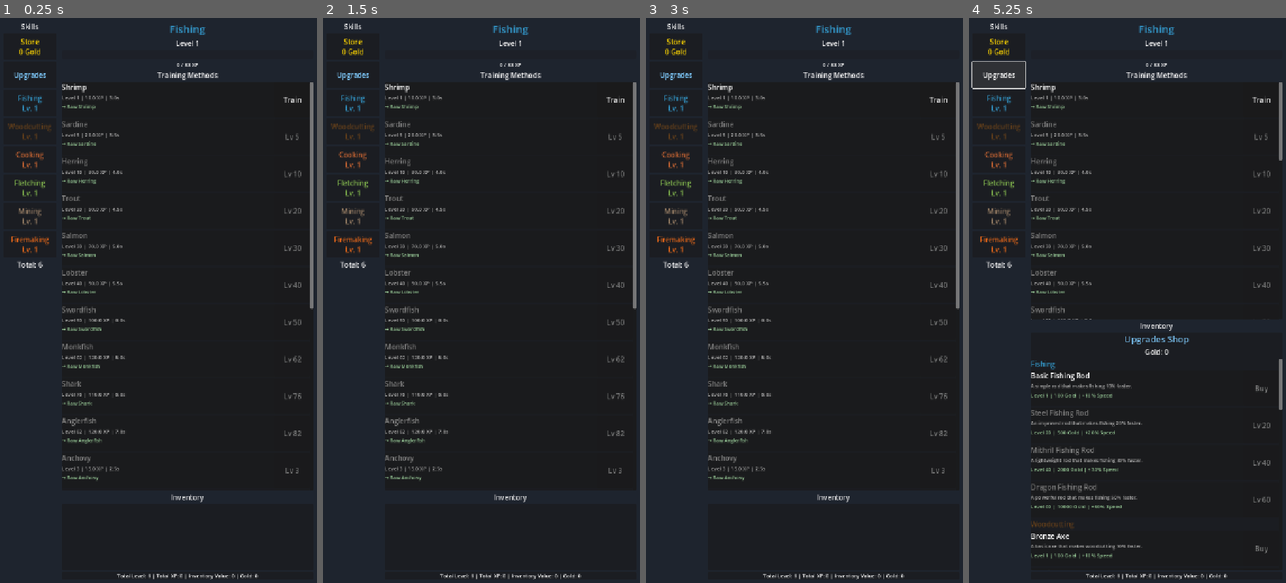
Above: before the commit, frames 1-4 (left to right).
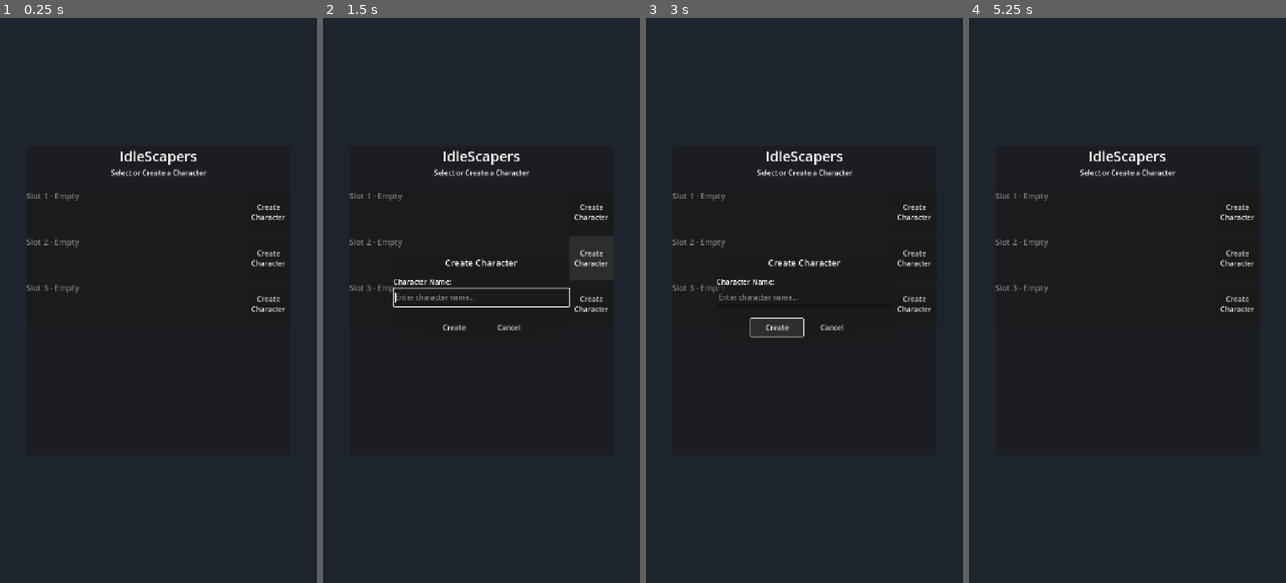
Above: after the commit, the same moments.

Repository: fahmed93/idlescapers
Game: Godot game, scene res://scenes/startup.tscn
Two runs of this game, one before a commit and one after it. Both use one fixed random seed, a clock stepped at 60 frames per second and the inputs below. Before the commit the project starts from res://scenes/main.tscn.
Inputs (mouse positions are in pixels of both pictures, inside the frame that each line leads up to):
- Up to frame 1 (0.25 s): no input
- Up to frame 2 (1.5 s): click (592, 210) at 0.5 s, where only the run after the commit has a clickable "Create Character"; click (592, 255) at 1.25 s, where only the run after the commit has a clickable "Create Character"
- Up to frame 3 (3 s): click (915, 306) at 2 s, where only the run after the commit has a clickable "Create Character"; click (775, 328) at 2.75 s, where only the run after the commit has a clickable "Create"
- Up to frame 4 (5.25 s): click (1156, 328) at 3.5 s, where only the run after the commit has a clickable "Cancel"; click (997, 46) at 4.25 s, where only the run before the commit has a clickable "Store 0 Gold"; click (997, 74) at 5 s, where only the run before the commit has a clickable "Upgrades"

The runs differ from the first frame. In frame 1, 4.8% of the frame differs, in the area x 2-99%, y 1-100%; in frame 2, 5.6%; in frame 3, 5.4%; in frame 4, 5.9%, in the area x 0-99%, y 1-100%.

Commit message:
Add CharacterManager and startup screen with character selection
Co-authored-by: fahmed93 <4407704+fahmed93@users.noreply.github.com>

Diff:
--- /dev/null
+++ b/autoload/character_manager.gd
@@ -0,0 +1,169 @@
+## CharacterManager Autoload
+## Handles character slot management (max 3 characters)
+extends Node
+
+const MAX_CHARACTERS := 3
+const CHARACTERS_FILE := "user://idlescapers_characters.json"
+
+signal character_created(slot: int, character_name: String)
+signal character_deleted(slot: int)
+signal character_selected(slot: int)
+
+## Character data structure
+## {
+##   "slot": int,
+##   "name": String,
+##   "created_at": int (unix timestamp),
+##   "last_played": int (unix timestamp),
+##   "total_level": int,
+##   "total_xp": float
+## }
+var characters: Dictionary = {}  # slot_index: character_data
+
+## Currently selected character slot (-1 means no character selected)
+var current_slot: int = -1
+
+func _ready() -> void:
+	load_characters()
+
+## Load character list from file
+func load_characters() -> void:
+	if not FileAccess.file_exists(CHARACTERS_FILE):
+		print("[CharacterManager] No characters file found, starting fresh.")
+		characters.clear()
+		return
+
+	var file := FileAccess.open(CHARACTERS_FILE, FileAccess.READ)
+	if not file:
+		print("[CharacterManager] Failed to open characters file.")
+		return
+
+	var json_string := file.get_as_text()
+	file.close()
+
+	var json := JSON.new()
+	var error := json.parse(json_string)
+	if error != OK:
+		print("[CharacterManager] Failed to parse characters file: ", json.get_error_message())
+		return
+
+	characters = json.data
+	print("[CharacterManager] Loaded %d characters." % characters.size())
+
+## Save character list to file
+func save_characters() -> void:
+	var file := FileAccess.open(CHARACTERS_FILE, FileAccess.WRITE)
+	if file:
+		file.store_string(JSON.stringify(characters, "\t"))
+		file.close()
+		print("[CharacterManager] Characters saved.")
+
+## Create a new character in the specified slot
+func create_character(slot: int, character_name: String) -> bool:
+	if slot < 0 or slot >= MAX_CHARACTERS:
+		print("[CharacterManager] Invalid slot: %d" % slot)
+		return false
+
+	if characters.has(str(slot)):
+		print("[CharacterManager] Slot %d already occupied." % slot)
+		return false
+
+	if character_name.strip_edges().is_empty():
+		print("[CharacterManager] Character name cannot be empty.")
+		return false
+
+	var now := int(Time.get_unix_time_from_system())
+	var character_data := {
+		"slot": slot,
+		"name": character_name.strip_edges(),
+		"created_at": now,
+		"last_played": now,
+		"total_level": 6,  # Starting total level (6 skills at level 1)
+		"total_xp": 0.0
+	}
+
+	characters[str(slot)] = character_data
+	save_characters()
+	character_created.emit(slot, character_name)
+	print("[CharacterManager] Created character '%s' in slot %d." % [character_name, slot])
+	return true
+
+## Delete a character from the specified slot
+func delete_character(slot: int) -> bool:
+	if slot < 0 or slot >= MAX_CHARACTERS:
+		print("[CharacterManager] Invalid slot: %d" % slot)
+		return false
+
+	if not characters.has(str(slot)):
+		print("[CharacterManager] No character in slot %d." % slot)
+		return false
+
+	# Delete the save file for this character
+	var save_file := _get_save_file_path(slot)
+	if FileAccess.file_exists(save_file):
+		DirAccess.remove_absolute(save_file)
+		print("[CharacterManager] Deleted save file: %s" % save_file)
+
+	characters.erase(str(slot))
+	save_characters()
+	character_deleted.emit(slot)
+	print("[CharacterManager] Deleted character in slot %d." % slot)
+	return true
+
+## Select a character to play
+func select_character(slot: int) -> bool:
+	if slot < 0 or slot >= MAX_CHARACTERS:
+		print("[CharacterManager] Invalid slot: %d" % slot)
+		return false
+
+	if not characters.has(str(slot)):
+		print("[CharacterManager] No character in slot %d." % slot)
+		return false
+
+	current_slot = slot
+
+	# Update last played time
+	characters[str(slot)]["last_played"] = int(Time.get_unix_time_from_system())
+	save_characters()
+
+	character_selected.emit(slot)
+	print("[CharacterManager] Selected character in slot %d." % slot)
+	return true
+
+## Get character data for a slot
+func get_character(slot: int) -> Dictionary:
+	return characters.get(str(slot), {})
+
+## Get all characters
+func get_all_characters() -> Dictionary:
+	return characters.duplicate()
+
+## Check if a slot is occupied
+func is_slot_occupied(slot: int) -> bool:
+	return characters.has(str(slot))
+
+## Get the number of characters
+func get_character_count() -> int:
+	return characters.size()
+
+## Check if max characters reached
+func is_max_characters_reached() -> bool:
+	return characters.size() >= MAX_CHARACTERS
+
+## Get save file path for a character slot
+func _get_save_file_path(slot: int) -> String:
+	return "user://idlescapers_save_slot_%d.json" % slot
+
+## Get current character's save file path
+func get_current_save_file() -> String:
+	if current_slot < 0:
+		return ""
+	return _get_save_file_path(current_slot)
+
+## Update character stats (called by SaveManager after save)
+func update_character_stats(slot: int, total_level: int, total_xp: float) -> void:
+	if characters.has(str(slot)):
+		characters[str(slot)]["total_level"] = total_level
+		characters[str(slot)]["total_xp"] = total_xp
+		characters[str(slot)]["last_played"] = int(Time.get_unix_time_from_system())
+		save_characters()
--- a/autoload/save_manager.gd
+++ b/autoload/save_manager.gd
@@ -2,7 +2,6 @@
 ## Handles saving, loading, and offline progress
 extends Node
 
-const SAVE_FILE := "user://idlescapers_save.json"
 const SAVE_VERSION := 1
 
 signal save_completed()
@@ -16,14 +15,17 @@
 ## Last save timestamp for offline progress
 var last_save_time: int = 0
 
+## Whether auto-save is enabled (disabled until character is selected)
+var auto_save_enabled: bool = false
+
 func _ready() -> void:
-	# Load game on startup
-	call_deferred("_delayed_load")
-
-func _delayed_load() -> void:
-	load_game()
+	# Don't auto-load - wait for character selection
+	pass
 
 func _process(delta: float) -> void:
+	if not auto_save_enabled:
+		return
+
 	_auto_save_timer += delta
 	if _auto_save_timer >= auto_save_interval:
 		_auto_save_timer = 0.0
@@ -31,6 +33,12 @@
 
 ## Save the game
 func save_game() -> void:
+	# Get save file path from CharacterManager
+	var save_file := CharacterManager.get_current_save_file()
+	if save_file.is_empty():
+		print("[SaveManager] No character selected, cannot save.")
+		return
+
 	var save_data := {
 		"version": SAVE_VERSION,
 		"timestamp": Time.get_unix_time_from_system(),
@@ -44,21 +52,40 @@
 		"purchased_upgrades": UpgradeShop.purchased_upgrades.duplicate(),
 	}
 
-	var file := FileAccess.open(SAVE_FILE, FileAccess.WRITE)
+	var file := FileAccess.open(save_file, FileAccess.WRITE)
 	if file:
 		file.store_string(JSON.stringify(save_data, "\t"))
 		file.close()
 		last_save_time = save_data["timestamp"]
+
+		# Update character stats in CharacterManager
+		CharacterManager.update_character_stats(
+			CharacterManager.current_slot,
+			GameManager.get_total_level(),
+			GameManager.get_total_xp()
+		)
+
 		save_completed.emit()
-		print("[SaveManager] Game saved at ", Time.get_datetime_string_from_unix_time(last_save_time))
-
-## Load the game
+		print("[SaveManager] Game saved to slot %d at %s" % [
+			CharacterManager.current_slot,
+			Time.get_datetime_string_from_unix_time(last_save_time)
+		])
+
+## Load the game for the current character
 func load_game() -> void:
-	if not FileAccess.file_exists(SAVE_FILE):
-		print("[SaveManager] No save file found, starting fresh.")
-		return
-
-	var file := FileAccess.open(SAVE_FILE, FileAccess.READ)
+	# Get save file path from CharacterManager
+	var save_file := CharacterManager.get_current_save_file()
+	if save_file.is_empty():
+		print("[SaveManager] No character selected, cannot load.")
+		return
+
+	if not FileAccess.file_exists(save_file):
+		print("[SaveManager] No save file found for slot %d, starting fresh." % CharacterManager.current_slot)
+		_reset_game_state()
+		auto_save_enabled = true
+		return
+
+	var file := FileAccess.open(save_file, FileAccess.READ)
 	if not file:
 		print("[SaveManager] Failed to open save file.")
 		return
@@ -121,8 +148,9 @@
 				time_away
 			)
 
+	auto_save_enabled = true
 	load_completed.emit()
-	print("[SaveManager] Game loaded successfully.")
+	print("[SaveManager] Game loaded successfully from slot %d." % CharacterManager.current_slot)
 
 ## Calculate offline progress
 func _calculate_offline_progress(skill_id: String, method_id: String, time_away: int) -> void:
@@ -214,6 +242,33 @@
 
 ## Delete save file
 func delete_save() -> void:
-	if FileAccess.file_exists(SAVE_FILE):
-		DirAccess.remove_absolute(SAVE_FILE)
-		print("[SaveManager] Save file deleted.")
+	var save_file := CharacterManager.get_current_save_file()
+	if save_file.is_empty():
+		print("[SaveManager] No character selected.")
+		return
+
+	if FileAccess.file_exists(save_file):
+		DirAccess.remove_absolute(save_file)
+		print("[SaveManager] Save file deleted for slot %d." % CharacterManager.current_slot)
+
+## Reset all game state to defaults
+func _reset_game_state() -> void:
+	# Reset GameManager
+	for skill_id in GameManager.skills:
+		GameManager.skill_xp[skill_id] = 0.0
+		GameManager.skill_levels[skill_id] = 1
+	GameManager.current_skill_id = ""
+	GameManager.current_method_id = ""
+	GameManager.training_progress = 0.0
+	GameManager.is_training = false
+
+	# Reset Inventory
+	Inventory.inventory.clear()
+
+	# Reset Store
+	Store.gold = 0
+
+	# Reset UpgradeShop
+	UpgradeShop.purchased_upgrades.clear()
+
+	print("[SaveManager] Game state reset to defaults.")
--- a/project.godot
+++ b/project.godot
@@ -12,12 +12,13 @@
 
 config/name="IdleScapers"
 config/description="An idle game inspired by Melvor Idle/RuneScape with skills (1-99), training methods, and offline progress."
-run/main_scene="res://scenes/main.tscn"
+run/main_scene="res://scenes/startup.tscn"
 config/features=PackedStringArray("4.5", "Mobile")
 config/icon="res://icon.svg"
 
 [autoload]
 
+CharacterManager="*res://autoload/character_manager.gd"
 GameManager="*res://autoload/game_manager.gd"
 Inventory="*res://autoload/inventory.gd"
 SaveManager="*res://autoload/save_manager.gd"
--- /dev/null
+++ b/scenes/startup.tscn
@@ -0,0 +1,118 @@
+[gd_scene load_steps=2 format=3 uid="uid://c8k7x2p9r3m4n"]
+
+[ext_resource type="Script" path="res://scripts/startup.gd" id="1_startup"]
+
+[node name="Startup" type="Control"]
+layout_mode = 3
+anchors_preset = 15
+anchor_right = 1.0
+anchor_bottom = 1.0
+grow_horizontal = 2
+grow_vertical = 2
+script = ExtResource("1_startup")
+
+[node name="ColorRect" type="ColorRect" parent="."]
+layout_mode = 1
+anchors_preset = 15
+anchor_right = 1.0
+anchor_bottom = 1.0
+grow_horizontal = 2
+grow_vertical = 2
+color = Color(0.12, 0.14, 0.18, 1)
+
+[node name="CenterContainer" type="CenterContainer" parent="."]
+layout_mode = 1
+anchors_preset = 15
+anchor_right = 1.0
+anchor_bottom = 1.0
+grow_horizontal = 2
+grow_vertical = 2
+
+[node name="MainPanel" type="PanelContainer" parent="CenterContainer"]
+custom_minimum_size = Vector2(600, 700)
+layout_mode = 2
+
+[node name="VBoxContainer" type="VBoxContainer" parent="CenterContainer/MainPanel"]
+layout_mode = 2
+
+[node name="TitleLabel" type="Label" parent="CenterContainer/MainPanel/VBoxContainer"]
+layout_mode = 2
+theme_override_font_sizes/font_size = 32
+text = "IdleScapers"
+horizontal_alignment = 1
+
+[node name="SubtitleLabel" type="Label" parent="CenterContainer/MainPanel/VBoxContainer"]
+layout_mode = 2
+theme_override_font_sizes/font_size = 16
+text = "Select or Create a Character"
+horizontal_alignment = 1
+
+[node name="SpacerTop" type="Control" parent="CenterContainer/MainPanel/VBoxContainer"]
+custom_minimum_size = Vector2(0, 20)
+layout_mode = 2
+
+[node name="CharacterSlots" type="VBoxContainer" parent="CenterContainer/MainPanel/VBoxContainer"]
+layout_mode = 2
+size_flags_vertical = 3
+
+[node name="CreateCharacterDialog" type="PanelContainer" parent="."]
+visible = false
+layout_mode = 1
+anchors_preset = 8
+anchor_left = 0.5
+anchor_top = 0.5
+anchor_right = 0.5
+anchor_bottom = 0.5
+offset_left = -200.0
+offset_top = -100.0
+offset_right = 200.0
+offset_bottom = 100.0
+grow_horizontal = 2
+grow_vertical = 2
+
+[node name="VBoxContainer" type="VBoxContainer" parent="CreateCharacterDialog"]
+layout_mode = 2
+
+[node name="TitleLabel" type="Label" parent="CreateCharacterDialog/VBoxContainer"]
+layout_mode = 2
+theme_override_font_sizes/font_size = 20
+text = "Create Character"
+horizontal_alignment = 1
+
+[node name="Spacer1" type="Control" parent="CreateCharacterDialog/VBoxContainer"]
+custom_minimum_size = Vector2(0, 10)
+layout_mode = 2
+
+[node name="NameLabel" type="Label" parent="CreateCharacterDialog/VBoxContainer"]
+layout_mode = 2
+text = "Character Name:"
+
+[node name="NameInput" type="LineEdit" parent="CreateCharacterDialog/VBoxContainer"]
+custom_minimum_size = Vector2(0, 40)
+layout_mode = 2
+placeholder_text = "Enter character name..."
+max_length = 20
+
+[node name="Spacer2" type="Control" parent="CreateCharacterDialog/VBoxContainer"]
+custom_minimum_size = Vector2(0, 20)
+layout_mode = 2
+
+[node name="ButtonsContainer" type="HBoxContainer" parent="CreateCharacterDialog/VBoxContainer"]
+layout_mode = 2
+alignment = 1
+
+[node name="CreateButton" type="Button" parent="CreateCharacterDialog/VBoxContainer/ButtonsContainer"]
+custom_minimum_size = Vector2(120, 40)
+layout_mode = 2
+text = "Create"
+
+[node name="CancelButton" type="Button" parent="CreateCharacterDialog/VBoxContainer/ButtonsContainer"]
+custom_minimum_size = Vector2(120, 40)
+layout_mode = 2
+text = "Cancel"
+
+[node name="DeleteConfirmDialog" type="AcceptDialog" parent="."]
+title = "Confirm Deletion"
+initial_position = 2
+size = Vector2i(400, 150)
+dialog_text = "Are you sure you want to delete this character?"
--- /dev/null
+++ b/scripts/startup.gd
@@ -0,0 +1,169 @@
+## Startup screen controller
+## Handles character selection, creation, and deletion
+extends Control
+
+const MAIN_SCENE := "res://scenes/main.tscn"
+const MAX_CHARACTERS := 3
+
+@onready var character_slots_container: VBoxContainer = $CenterContainer/MainPanel/VBoxContainer/CharacterSlots
+@onready var create_dialog: PanelContainer = $CreateCharacterDialog
+@onready var character_name_input: LineEdit = $CreateCharacterDialog/VBoxContainer/NameInput
+@onready var create_button: Button = $CreateCharacterDialog/VBoxContainer/ButtonsContainer/CreateButton
+@onready var cancel_button: Button = $CreateCharacterDialog/VBoxContainer/ButtonsContainer/CancelButton
+@onready var delete_dialog: AcceptDialog = $DeleteConfirmDialog
+
+var selected_slot: int = -1
+var slot_buttons: Array[Button] = []
+
+func _ready() -> void:
+	# Setup dialogs
+	create_dialog.visible = false
+	delete_dialog.visible = false
+
+	# Connect dialog buttons
+	create_button.pressed.connect(_on_create_confirmed)
+	cancel_button.pressed.connect(_on_create_canceled)
+	delete_dialog.confirmed.connect(_on_delete_confirmed)
+
+	# Populate character slots
+	_populate_character_slots()
+
+	# Connect to CharacterManager signals
+	CharacterManager.character_created.connect(_on_character_created)
+	CharacterManager.character_deleted.connect(_on_character_deleted)
+
+func _populate_character_slots() -> void:
+	# Clear existing slot buttons
+	for child in character_slots_container.get_children():
+		child.queue_free()
+	slot_buttons.clear()
+
+	# Create buttons for each slot
+	for slot in range(MAX_CHARACTERS):
+		var slot_panel := PanelContainer.new()
+		slot_panel.custom_minimum_size = Vector2(0, 100)
+
+		var hbox := HBoxContainer.new()
+		slot_panel.add_child(hbox)
+
+		# Character info area
+		var info_vbox := VBoxContainer.new()
+		info_vbox.size_flags_horizontal = Control.SIZE_EXPAND_FILL
+		hbox.add_child(info_vbox)
+
+		var character_data := CharacterManager.get_character(slot)
+
+		if character_data.is_empty():
+			# Empty slot
+			var empty_label := Label.new()
+			empty_label.text = "Slot %d - Empty" % (slot + 1)
+			empty_label.add_theme_font_size_override("font_size", 18)
+			empty_label.add_theme_color_override("font_color", Color(0.5, 0.5, 0.5))
+			info_vbox.add_child(empty_label)
+
+			# Create button
+			var create_btn := Button.new()
+			create_btn.text = "Create\nCharacter"
+			create_btn.custom_minimum_size = Vector2(100, 80)
+			create_btn.pressed.connect(_on_create_character_pressed.bind(slot))
+			hbox.add_child(create_btn)
+		else:
+			# Occupied slot
+			var name_label := Label.new()
+			name_label.text = character_data.get("name", "Unknown")
+			name_label.add_theme_font_size_override("font_size", 20)
+			info_vbox.add_child(name_label)
+
+			var stats_label := Label.new()
+			stats_label.text = "Total Level: %d | Total XP: %.0f" % [
+				character_data.get("total_level", 0),
+				character_data.get("total_xp", 0.0)
+			]
+			stats_label.add_theme_font_size_override("font_size", 12)
+			stats_label.add_theme_color_override("font_color", Color(0.7, 0.7, 0.7))
+			info_vbox.add_child(stats_label)
+
+			var created_timestamp: int = character_data.get("created_at", 0)
+			var created_date := Time.get_datetime_string_from_unix_time(created_timestamp)
+			var created_label := Label.new()
+			created_label.text = "Created: %s" % created_date
+			created_label.add_theme_font_size_override("font_size", 10)
+			created_label.add_theme_color_override("font_color", Color(0.6, 0.6, 0.6))
+			info_vbox.add_child(created_label)
+
+			var last_played_timestamp: int = character_data.get("last_played", 0)
+			var last_played_date := Time.get_datetime_string_from_unix_time(last_played_timestamp)
+			var last_played_label := Label.new()
+			last_played_label.text = "Last Played: %s" % last_played_date
+			last_played_label.add_theme_font_size_override("font_size", 10)
+			last_played_label.add_theme_color_override("font_color", Color(0.6, 0.6, 0.6))
+			info_vbox.add_child(last_played_label)
+
+			# Buttons container
+			var buttons_vbox := VBoxContainer.new()
+			hbox.add_child(buttons_vbox)
+
+			# Play button
+			var play_btn := Button.new()
+			play_btn.text = "Play"
+			play_btn.custom_minimum_size = Vector2(100, 40)
+			play_btn.pressed.connect(_on_play_character_pressed.bind(slot))
+			buttons_vbox.add_child(play_btn)
+
+			# Delete button
+			var delete_btn := Button.new()
+			delete_btn.text = "Delete"
+			delete_btn.custom_minimum_size = Vector2(100, 40)
+			delete_btn.add_theme_color_override("font_color", Color(0.8, 0.3, 0.3))
+			delete_btn.pressed.connect(_on_delete_character_pressed.bind(slot))
+			buttons_vbox.add_child(delete_btn)
+
+		character_slots_container.add_child(slot_panel)
+
+func _on_create_character_pressed(slot: int) -> void:
+	selected_slot = slot
+	character_name_input.text = ""
+	create_dialog.visible = true
+	character_name_input.grab_focus()
+
+func _on_create_confirmed() -> void:
+	var character_name := character_name_input.text.strip_edges()
+
+	if character_name.is_empty():
+		print("[Startup] Character name cannot be empty.")
+		return
+
+	if CharacterManager.create_character(selected_slot, character_name):
+		create_dialog.visible = false
+		_populate_character_slots()
+
+func _on_create_canceled() -> void:
+	create_dialog.visible = false
+	selected_slot = -1
+
+func _on_play_character_pressed(slot: int) -> void:
+	if CharacterManager.select_character(slot):
+		# Load the character's save data
+		SaveManager.load_game()
+
+		# Change to main game scene
+		get_tree().change_scene_to_file(MAIN_SCENE)
+
+func _on_delete_character_pressed(slot: int) -> void:
+	selected_slot = slot
+	var character_data := CharacterManager.get_character(slot)
+	var character_name: String = character_data.get("name", "Unknown")
+	delete_dialog.dialog_text = "Are you sure you want to delete '%s'?\nThis action cannot be undone!" % character_name
+	delete_dialog.popup_centered()
+
+func _on_delete_confirmed() -> void:
+	if selected_slot >= 0:
+		CharacterManager.delete_character(selected_slot)
+		_populate_character_slots()
+		selected_slot = -1
+
+func _on_character_created(slot: int, character_name: String) -> void:
+	print("[Startup] Character created: %s in slot %d" % [character_name, slot])
+
+func _on_character_deleted(slot: int) -> void:
+	print("[Startup] Character deleted from slot %d" % slot)
